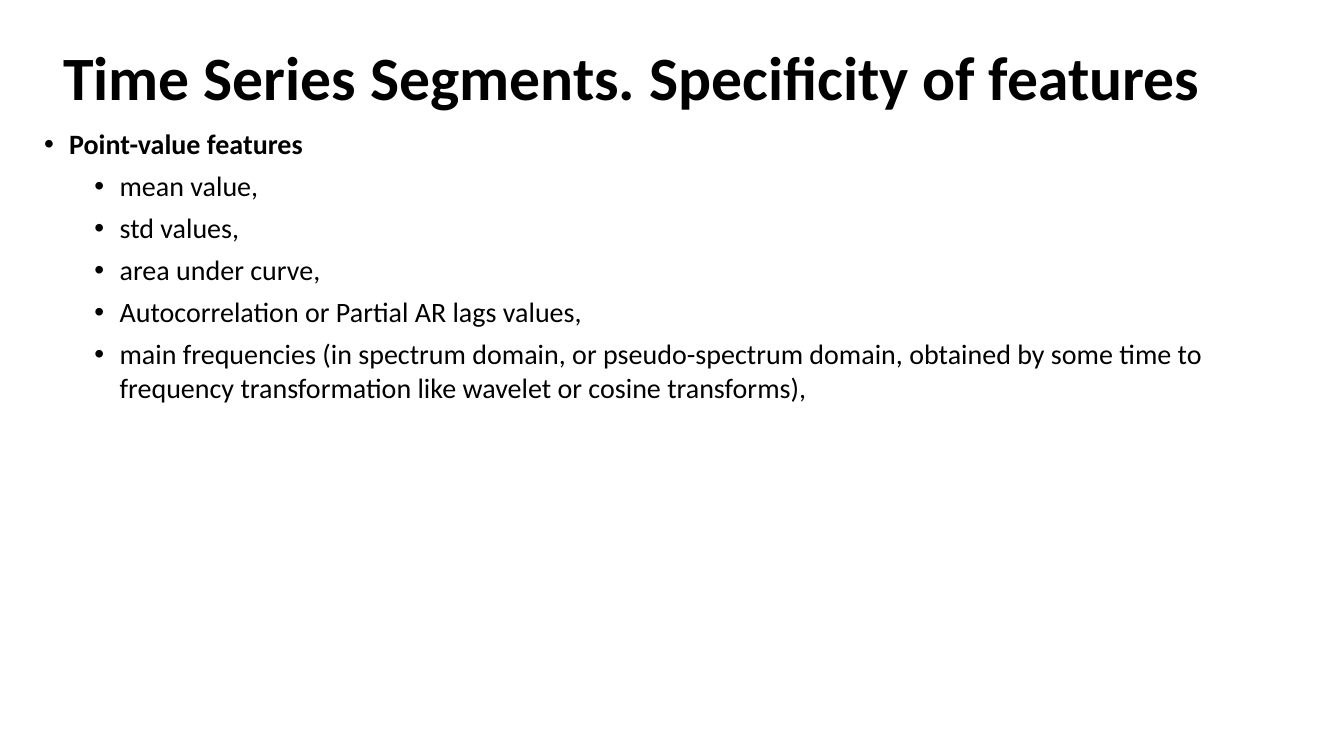
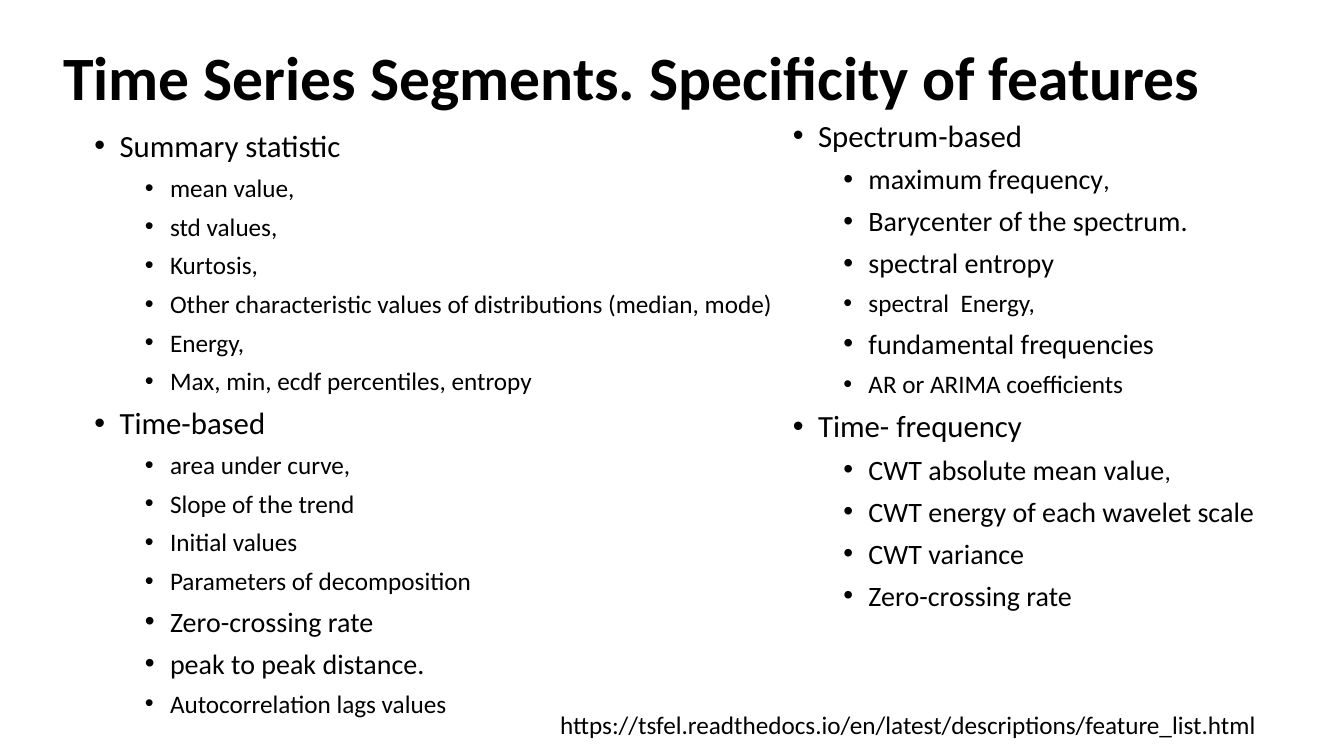
Before and after one commit to MVRonkin/Time-Series-Analysis-Lectures-and-Workshops, a slide deck: slide 21 of lectures/lec6.pptx (slide 18 before the commit). Drawn at 1344x756 pixels with LibreOffice and Linux fonts; fonts in the diff are those of the drawing. Boxes give left, top, right and bottom in pixels: in the first picture for what was removed or moved away, otherwise in the second. Text is boxed around its words. In the diff, an @@ line names an element or a change of style, - is before the commit and + after.

```diff
--- a/lectures/lec6.pptx
+++ b/lectures/lec6.pptx
@@ text at <box>120,135,340,162</box>: text changed; size 20 to 22 pt; bold off @@
-• Point-value features
+  • Summary statistic
@@ text added at <box>818,125,1254,611</box>, 20 pt, text #000000 @@
+  • Spectrum-based
+    • maximum frequency,
+    • Barycenter of the spectrum.
+    • spectral entropy
+    • spectral Energy,
+    • fundamental frequencies
+    • AR or ARIMA coefficients
+  • Time- frequency
+    • CWT absolute mean value,
+    • CWT energy of each wavelet scale
+    • CWT variance
+    • Zero-crossing rate
@@ text at <box>120,256,1035,435</box>: paragraphs added @@
+    • Kurtosis,
+    • Other characteristic values of distributions (median, mode)
+    • Energy,
+    • Max, min, ecdf percentiles, entropy
+  • Time-based
@@ text at <box>170,456,350,477</box>: size 20 to 18 pt in "mean value,", "std values,", "area under curve,"; list level 2 to 3 in "mean value,"; list level 2 to 3 in "std values,"; list level 2 to 3 in "area under curve," @@
@@ text at <box>170,495,471,718</box>: text changed; size 20 to 18 pt @@
-  • Autocorrelation or Partial AR lags values,
-  • main frequencies (in spectrum domain, or pseudo-spectrum domain, obtained by some time to frequency transformation like wavelet or cosine transforms),
+    • Slope of the trend
+    • Initial values
+    • Parameters of decomposition
+    • Zero-crossing rate
+    • peak to peak distance.
+    • Autocorrelation lags values
@@ text added at <box>560,716,1255,738</box>, 18 pt, text #000000 @@
+https://tsfel.readthedocs.io/en/latest/descriptions/feature_list.html
```
Also in this commit, not shown: 4 other slides changed, 4 slides added, 3 other files.
